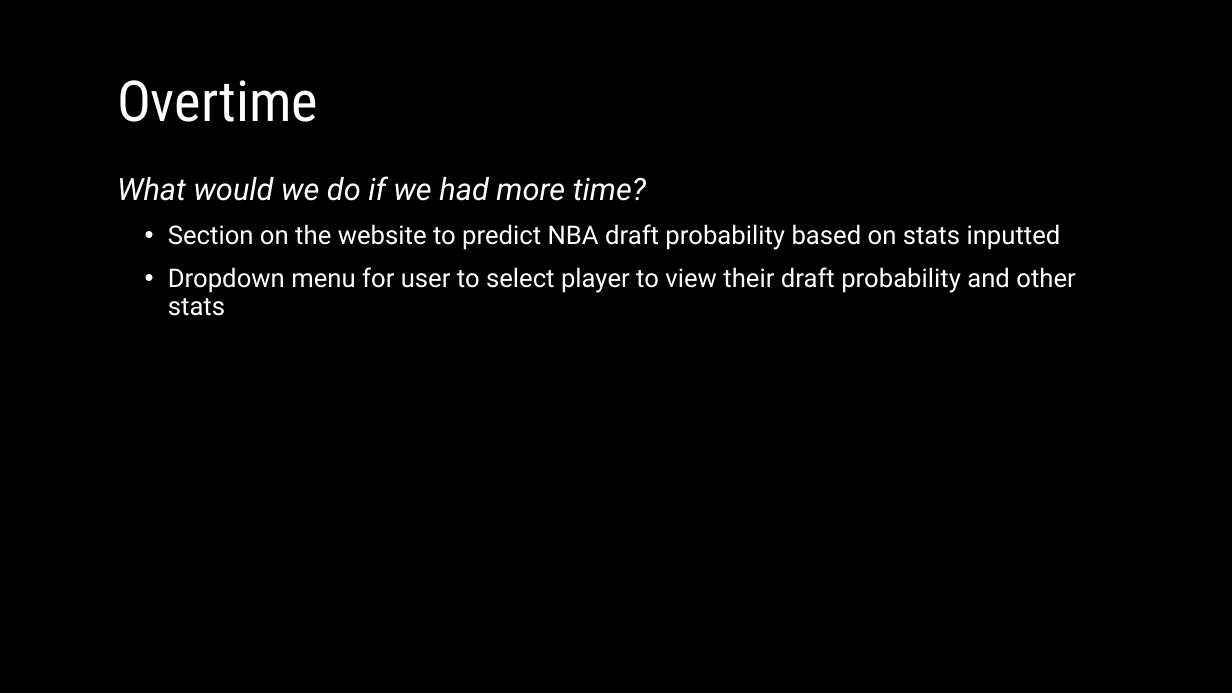
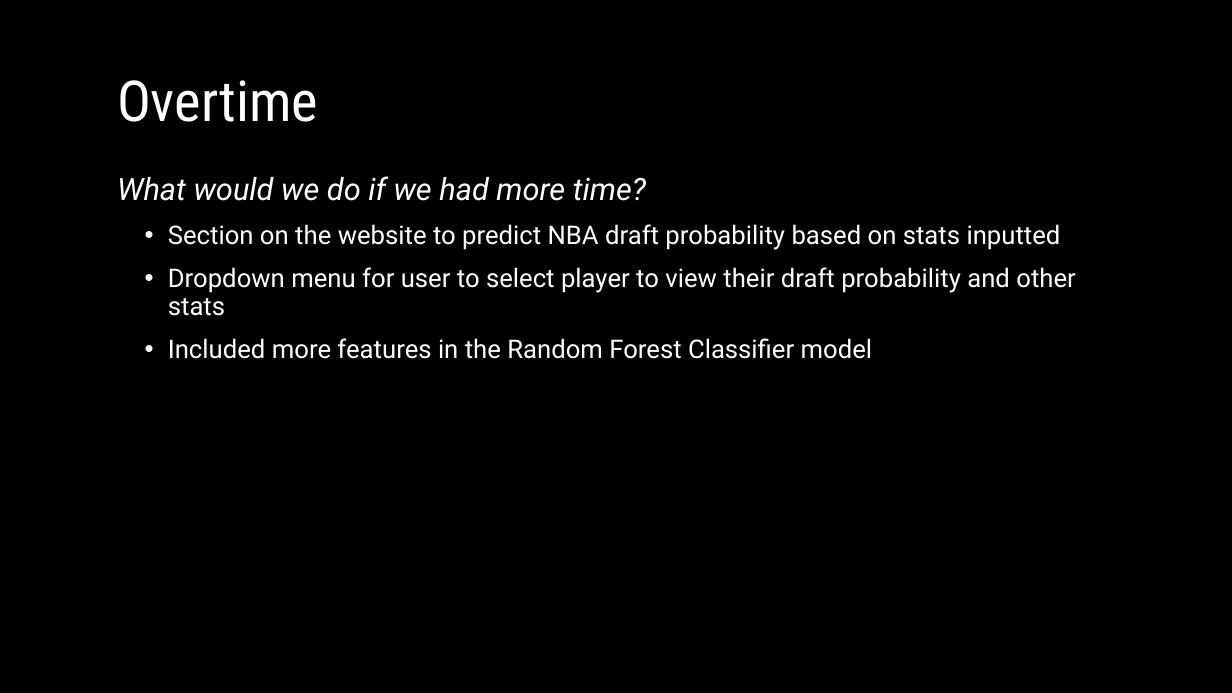
Before and after one commit to WWatkins142/project-4-team-pikachu, a slide deck: slide 8 of Project_4_Presentation.pptx. Drawn at 1232x693 pixels with LibreOffice and Linux fonts; fonts in the diff are those of the drawing; background and template pictures are left out. Boxes give left, top, right and bottom in pixels: in the first picture for what was removed or moved away, otherwise in the second. Text is boxed around its words. In the diff, an @@ line names an element or a change of style, - is before the commit and + after.

```diff
--- a/Project_4_Presentation.pptx
+++ b/Project_4_Presentation.pptx
@@ text at [168,338,873,359]: paragraph added @@
+  • Included more features in the Random Forest Classifier model
```
Also in this commit, not shown: 3 other slides changed.
